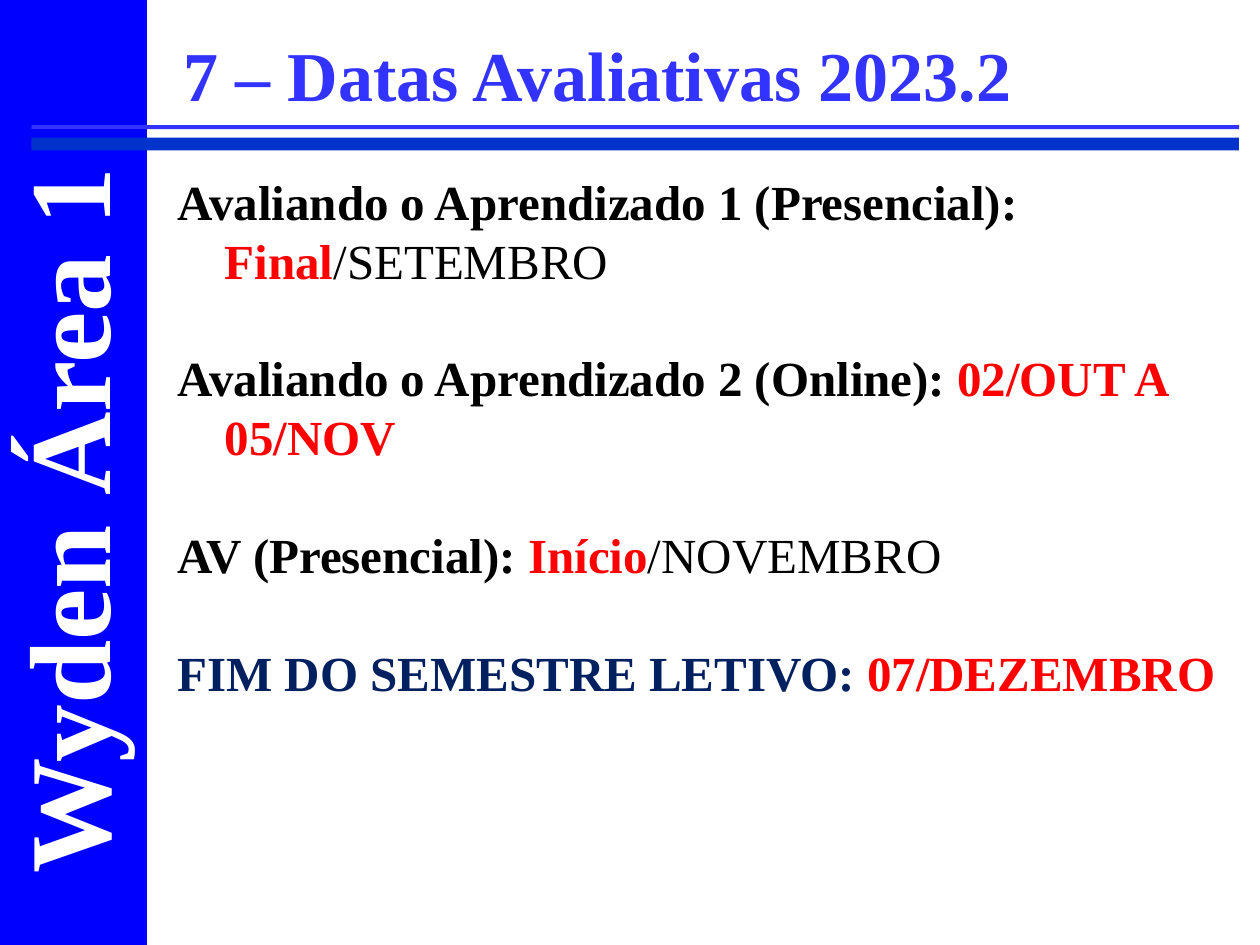
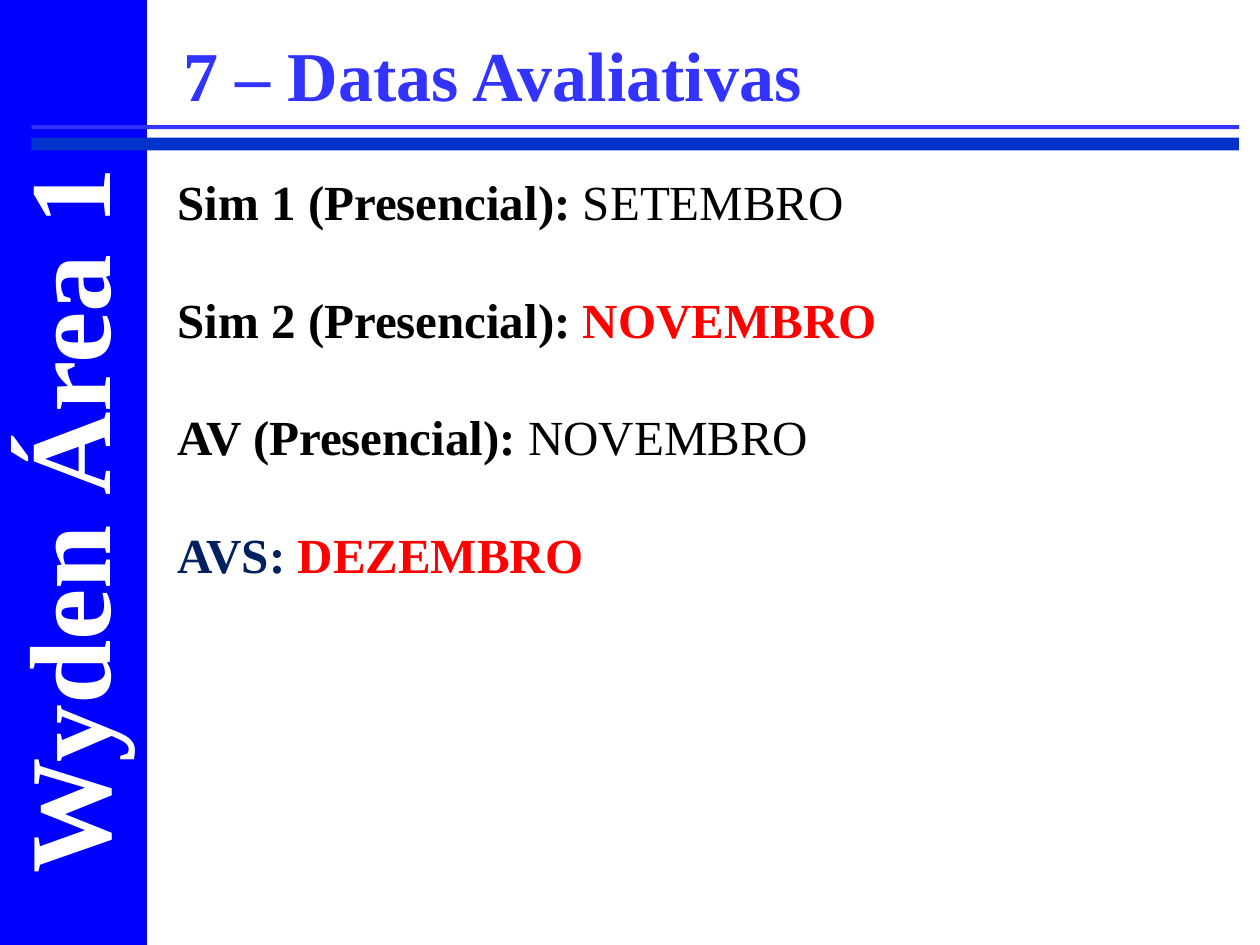
Before and after one commit to CloudEducationBrazil/WydenEstruturaDados, a slide deck: slide 18 of 00 Lesson Plan/Apresentação e Ementa Estrutura de Dados.ppt (slide 20 before the commit). Drawn at 1260x945 pixels with LibreOffice and Linux fonts; fonts in the diff are those of the drawing; background and template pictures are left out. Boxes give left, top, right and bottom in pixels: in the first picture for what was removed or moved away, otherwise in the second. Text is boxed around its words. In the diff, an @@ line names an element or a change of style, - is before the commit and + after.

```diff
--- a/00 Lesson Plan/Apresentação e Ementa Estrutura de Dados.ppt
+++ b/00 Lesson Plan/Apresentação e Ementa Estrutura de Dados.ppt
@@ text at [183, 52, 801, 102]: text changed @@
-7 – Datas Avaliativas 2023.2
+7 – Datas Avaliativas
@@ text at [178, 186, 877, 574]: text changed @@
-Avaliando o Aprendizado 1 (Presencial): Final/SETEMBRO
-Avaliando o Aprendizado 2 (Online): 02/OUT A 05/NOV
-AV (Presencial): Início/NOVEMBRO
-FIM DO SEMESTRE LETIVO: 07/DEZEMBRO
+Sim 1 (Presencial): SETEMBRO
+Sim 2 (Presencial): NOVEMBRO
+AV (Presencial): NOVEMBRO
+AVS: DEZEMBRO
```
Also in this commit, not shown: 3 other slides changed, 2 slides removed, 2 other files.
